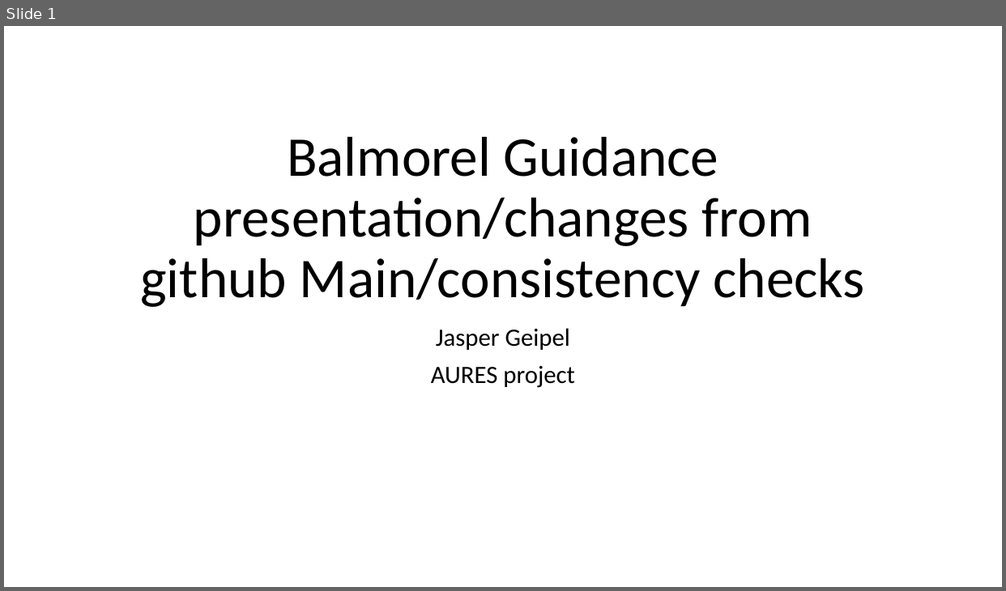
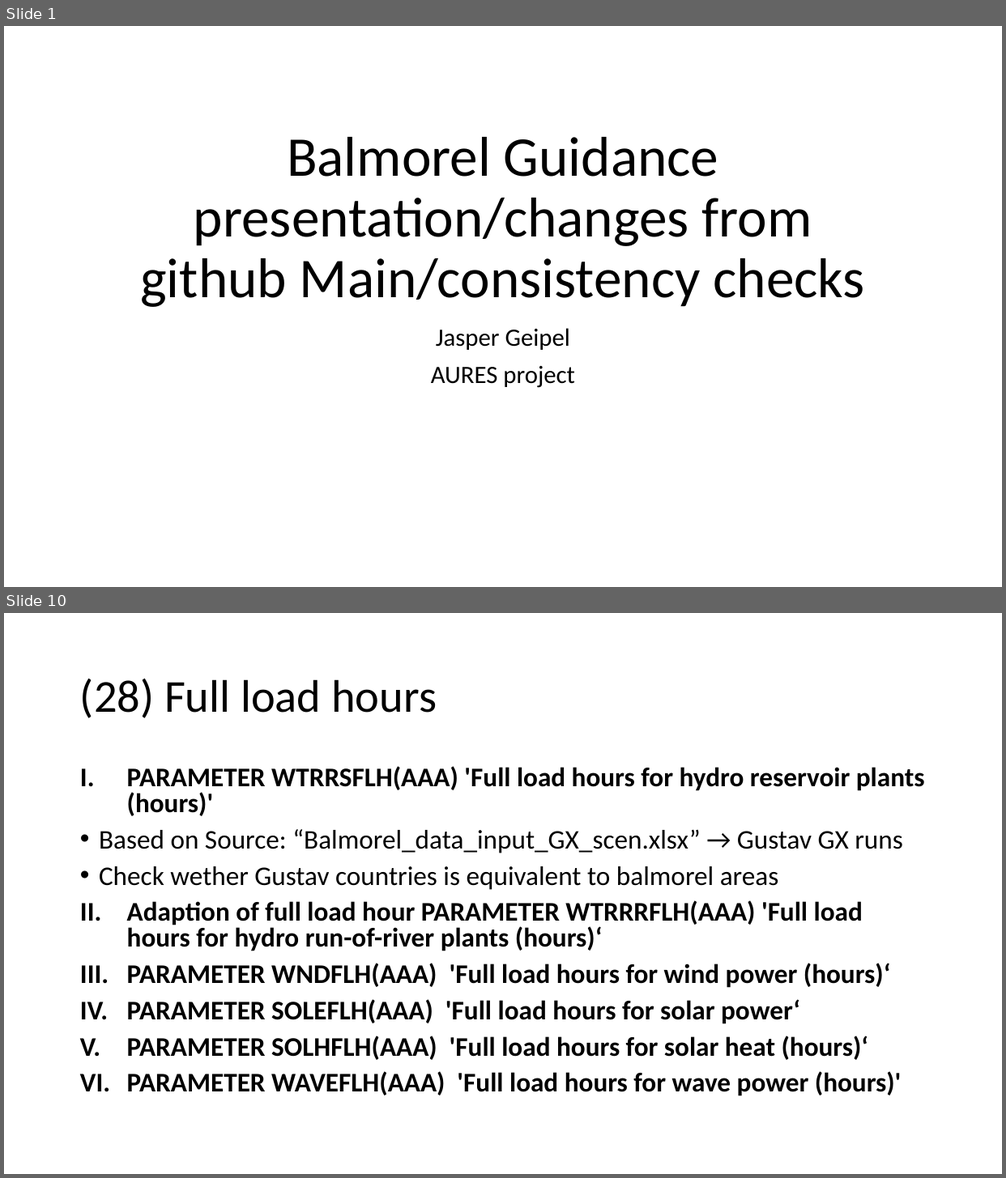
Before and after one commit to EEG-policy-modelling/EEG-Balmorel, a slide deck: Balmorel_guidance.pptx. Shown one above the other, each under a label of ours: slide 1 before the commit, slides 1 and 10 after it; the slides between them are not shown. The pictures are 1006x591 and 1006x1178 pixels, drawn with LibreOffice and Linux fonts; fonts in the diff are those of the drawing. Boxes give left, top, right and bottom in pixels: in the first picture for what was removed or moved away, otherwise in the second. Text is boxed around its words. In the diff, an @@ line names an element or a change of style, - is before the commit and + after.

Commit message:
AURES data update
updated flh except for hydro

```diff
--- a/Balmorel_guidance.pptx
+++ b/Balmorel_guidance.pptx
@@ slide 10 added at (4, 613, 1002, 1174), background #FFFFFF @@
@@ title added at (80, 679, 437, 718), 44 pt, text #000000 @@
+(28) Full load hours
@@ text added at (99, 766, 925, 1097), 25.9 pt, text #000000, bold @@
+I. PARAMETER WTRRSFLH(AAA) 'Full load hours for hydro reservoir plants (hours)'
+• Based on Source: “Balmorel_data_input_GX_scen.xlsx” → Gustav GX runs
+• Check wether Gustav countries is equivalent to balmorel areas
+II. Adaption of full load hour PARAMETER WTRRRFLH(AAA) 'Full load hours for hydro run-of-river plants (hours)‘
+III. PARAMETER WNDFLH(AAA) 'Full load hours for wind power (hours)‘
+IV. PARAMETER SOLEFLH(AAA) 'Full load hours for solar power‘
+V. PARAMETER SOLHFLH(AAA) 'Full load hours for solar heat (hours)‘
+VI. PARAMETER WAVEFLH(AAA) 'Full load hours for wave power (hours)'
```
Also in this commit, not shown: 5 slides changed, 3 other slides added, 1 slide removed, 4 other files.
